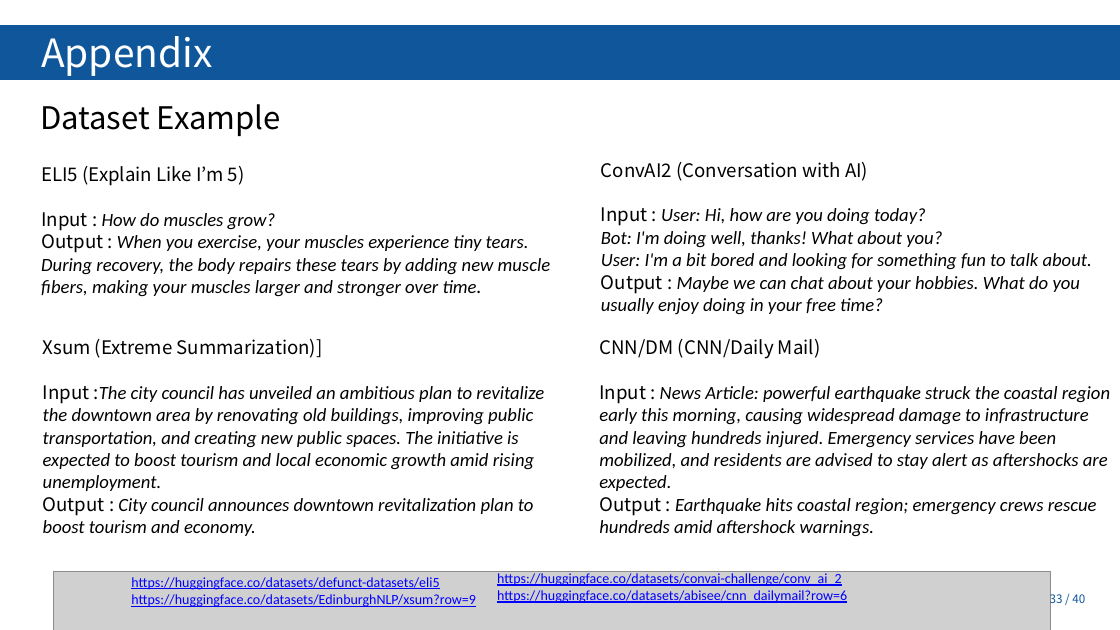
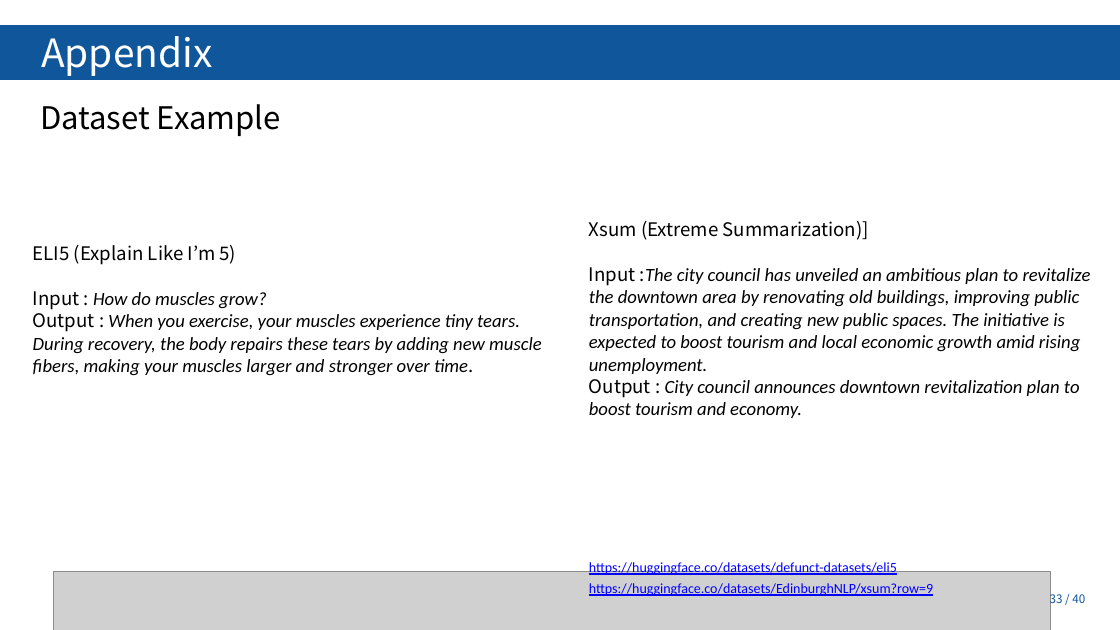
Before and after one commit to Tiabet/Paper-for-ML-DL, a slide deck: slide 33 of 세미나/BART_김정현.pptx. Drawn at 1120x630 pixels with LibreOffice and Linux fonts; fonts in the diff are those of the drawing; grey boxes stand for pictures; background and template pictures are left out. Boxes give left, top, right and bottom in pixels: in the first picture for what was removed or moved away, otherwise in the second. Text is boxed around its words. In the diff, an @@ line names an element or a change of style, - is before the commit and + after.

```diff
--- a/세미나/BART_김정현.pptx
+++ b/세미나/BART_김정현.pptx
@@ text removed at [601,162,1092,314] @@
-ConvAI2 (Conversation with AI)
-Input : User: Hi, how are you doing today?
-Bot: I'm doing well, thanks! What about you?
-User: I'm a bit bored and looking for something fun to talk about.
-Output : Maybe we can chat about your hobbies. What do you usually enjoy doing in your free time?
@@ text "ELI5 (Explain Like I’m 5)": place and size @@
-text "ELI5 (Explain Like I’m 5)" at [41,166,551,296]
+text "ELI5 (Explain Like I’m 5)" at [33,245,542,376]
@@ text "Xsum (Extreme Summarization)]": place and size @@
-text "Xsum (Extreme Summarization)]" at [43,339,544,536]
+text "Xsum (Extreme Summarization)]" at [589,221,1091,418]
@@ text removed at [599,339,1110,537] @@
-CNN/DM (CNN/Daily Mail)
-Input : News Article: powerful earthquake struck the coastal region early this morning, causing widespread damage to infrastructure and leaving hundreds injured. Emergency services have been mobilized, and residents are advised to stay alert as aftershocks are expected.
-Output : Earthquake hits coastal region; emergency crews rescue hundreds amid aftershock warnings.
@@ text "https://huggingface.co/datasets/defunct-datasets/eli5": place and size @@
-text "https://huggingface.co/datasets/defunct-datasets/eli5" at [131,577,439,590]
+text "https://huggingface.co/datasets/defunct-datasets/eli5" at [589,560,897,576]
@@ text removed at [497,571,847,603] @@
-https://huggingface.co/datasets/convai-challenge/conv_ai_2
-https://huggingface.co/datasets/abisee/cnn_dailymail?row=6
@@ text "https://huggingface.co/datasets/EdinburghNLP/xsum?row=9": place and size @@
-text "https://huggingface.co/datasets/EdinburghNLP/xsum?row=9" at [131,594,475,607]
+text "https://huggingface.co/datasets/EdinburghNLP/xsum?row=9" at [589,583,933,596]
```
Also in this commit, not shown: 20 other slides changed, 1 slide added, 1 slide removed, 2 other files.
